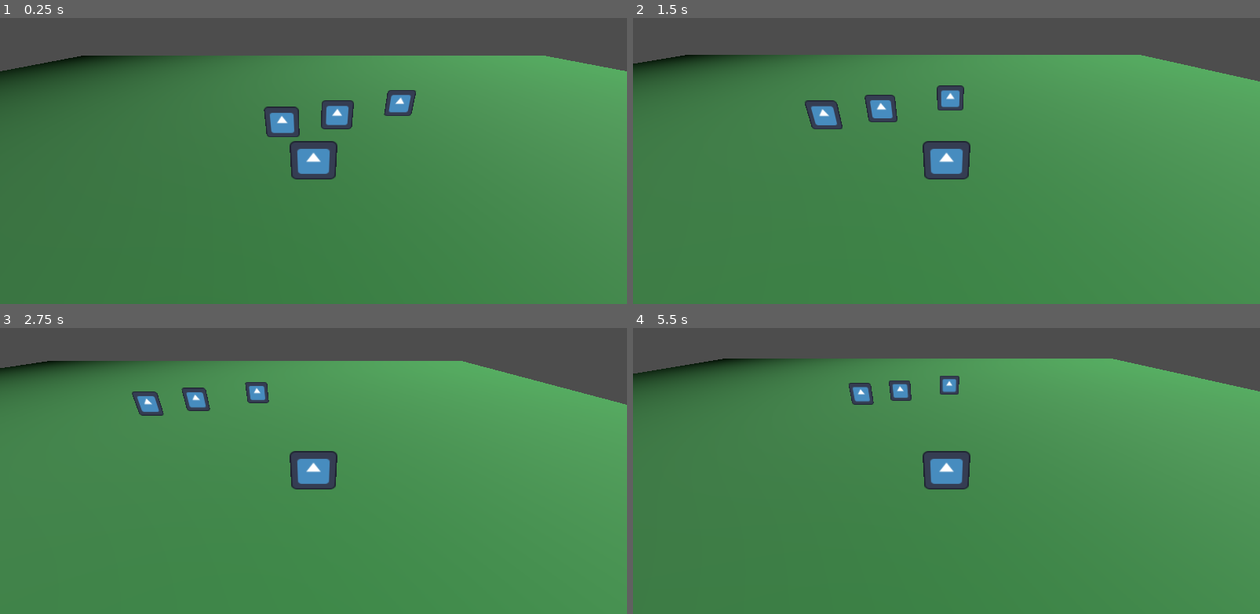
Above: before the commit, frames 1-4 (two rows, left to right).
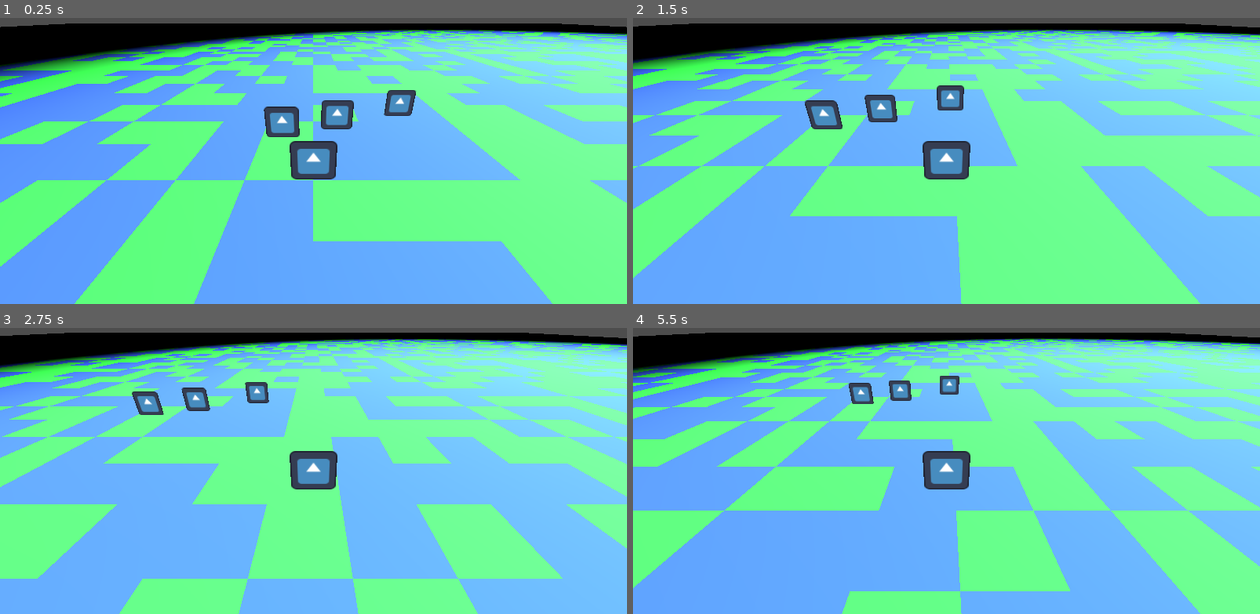
Above: after the commit, the same moments.

Repository: Guilherme-souzae/OctoRPG
Game: Godot game, scene res://Scenes/world.tscn
The game is run twice, just before and just after one commit, with the same random seed, the same clock (stepped at 60 frames per second) and the same inputs. The engine's default icon, where the game draws it, is replaced by a stand-in: a white triangle on a blue panel in a dark square.
Inputs:
- Up to frame 1 (0.25 s): no input
- Up to frame 2 (1.5 s): tap Enter at 0.5 s; hold D (move_right) 0.53-1.28 s; tap E (interact) at 0.6 s; hold S (move_back) from 1.28 s (still down); tap W (move_front) at 1.35 s
- Up to frame 3 (2.75 s): release S (move_back) at 2.03 s; hold D (move_right) from 2.03 s (still down); tap E (interact) at 2.1 s
- Up to frame 4 (5.5 s): tap W (move_front) at 2.85, 4.35 s; release D (move_right) at 3.53 s; hold A (move_left) 3.53-5.03 s; tap E (interact) at 3.6, 5.1 s; hold S (move_back) from 5.03 s (still down)

The runs differ from the first frame. In frame 1, 95% of the frame differs, in the area x 0-100%, y 1-100%; in frame 2, 96%; in frame 3, 96%; in frame 4, 96%.

Commit message:
feature: random map

Diff:
--- /dev/null
+++ b/octo-rpg/Scenes/terrain.tscn
@@ -0,0 +1,14 @@
+[gd_scene load_steps=3 format=3 uid="uid://cbvab05vh3p8r"]
+
+[ext_resource type="Script" uid="uid://cwk0dl33y7t5d" path="res://Scripts/terrain.gd" id="1_g24sy"]
+
+[sub_resource type="WorldBoundaryShape3D" id="WorldBoundaryShape3D_mqean"]
+
+[node name="Terrain" type="Node3D"]
+script = ExtResource("1_g24sy")
+tile_size = 20.0
+
+[node name="StaticBody3D" type="StaticBody3D" parent="."]
+
+[node name="CollisionShape3D" type="CollisionShape3D" parent="StaticBody3D"]
+shape = SubResource("WorldBoundaryShape3D_mqean")
--- a/octo-rpg/Scenes/world.tscn
+++ b/octo-rpg/Scenes/world.tscn
@@ -1,29 +1,12 @@
-[gd_scene load_steps=8 format=3 uid="uid://dls5qvjufvy5"]
+[gd_scene load_steps=6 format=3 uid="uid://dls5qvjufvy5"]
 
 [ext_resource type="PackedScene" uid="uid://btpvxca8eyqbo" path="res://Scenes/exploration_character.tscn" id="1_a02cp"]
 [ext_resource type="PackedScene" uid="uid://hdars7iya6sy" path="res://Scenes/exploration_prop.tscn" id="2_go701"]
 [ext_resource type="PackedScene" uid="uid://wh2goas8bfqh" path="res://Scenes/interactible_exploration_prop.tscn" id="3_5a7ea"]
 [ext_resource type="PackedScene" uid="uid://br4v84uvfnc6c" path="res://Scenes/battle_exploration_prop.tscn" id="4_8j60k"]
-
-[sub_resource type="QuadMesh" id="QuadMesh_yp4wr"]
-orientation = 1
-
-[sub_resource type="StandardMaterial3D" id="StandardMaterial3D_a02cp"]
-albedo_color = Color(0.063171364, 0.28311273, 0.10338921, 1)
-
-[sub_resource type="WorldBoundaryShape3D" id="WorldBoundaryShape3D_a02cp"]
+[ext_resource type="PackedScene" uid="uid://cbvab05vh3p8r" path="res://Scenes/terrain.tscn" id="5_fo5ed"]
 
 [node name="Node3D" type="Node3D"]
-
-[node name="StaticBody3D" type="StaticBody3D" parent="."]
-
-[node name="MeshInstance3D" type="MeshInstance3D" parent="StaticBody3D"]
-transform = Transform3D(51.47283, 0, 0, 0, 0.9999997, 0, 0, 0, 42.730003, 0, 0, 0)
-mesh = SubResource("QuadMesh_yp4wr")
-surface_material_override/0 = SubResource("StandardMaterial3D_a02cp")
-
-[node name="CollisionShape3D" type="CollisionShape3D" parent="StaticBody3D"]
-shape = SubResource("WorldBoundaryShape3D_a02cp")
 
 [node name="CharacterBody3D" parent="." instance=ExtResource("1_a02cp")]
 transform = Transform3D(1, 0, 0, 0, 1, 0, 0, 0, 1, 0, 0.67442966, 0)
@@ -41,3 +24,8 @@
 
 [node name="ExplorationProp3" parent="." instance=ExtResource("4_8j60k")]
 transform = Transform3D(1, 0, 0, 0, 1, 0, 0, 0, 1, 3.9346251, 0.64, -4.5871387)
+
+[node name="Terrain" parent="." instance=ExtResource("5_fo5ed")]
+map_size_x = 100
+map_size_z = 100
+tile_size = 2.0
--- /dev/null
+++ b/octo-rpg/Scripts/terrain.gd
@@ -0,0 +1,38 @@
+extends Node3D
+
+@export var map_size_x: int = 10
+@export var map_size_z: int = 10
+@export var tile_size: float = 1.0
+@export var color_blue: Color = Color(0.2, 0.4, 1.0)
+@export var color_green: Color = Color(0.2, 1.0, 0.3)
+
+func _ready():
+	randomize()
+	generate_tiles()
+
+func generate_tiles():
+	var offset_x = (map_size_x * tile_size) / 2.0
+	var offset_z = (map_size_z * tile_size) / 2.0
+
+	for x in range(map_size_x):
+		for z in range(map_size_z):
+			var tile = MeshInstance3D.new()
+
+			# Define o plano
+			var mesh = PlaneMesh.new()
+			mesh.size = Vector2(tile_size, tile_size)
+			tile.mesh = mesh
+
+			# Centraliza o mapa
+			tile.position = Vector3(
+				x * tile_size - offset_x + tile_size / 2.0,
+				0.01,
+				z * tile_size - offset_z + tile_size / 2.0
+			)
+
+			# Cor aleatória
+			var mat = StandardMaterial3D.new()
+			mat.albedo_color = color_blue if randf() < 0.5 else color_green
+			tile.material_override = mat
+
+			add_child(tile)
Not shown, added: octo-rpg/Scripts/terrain.gd.uid
